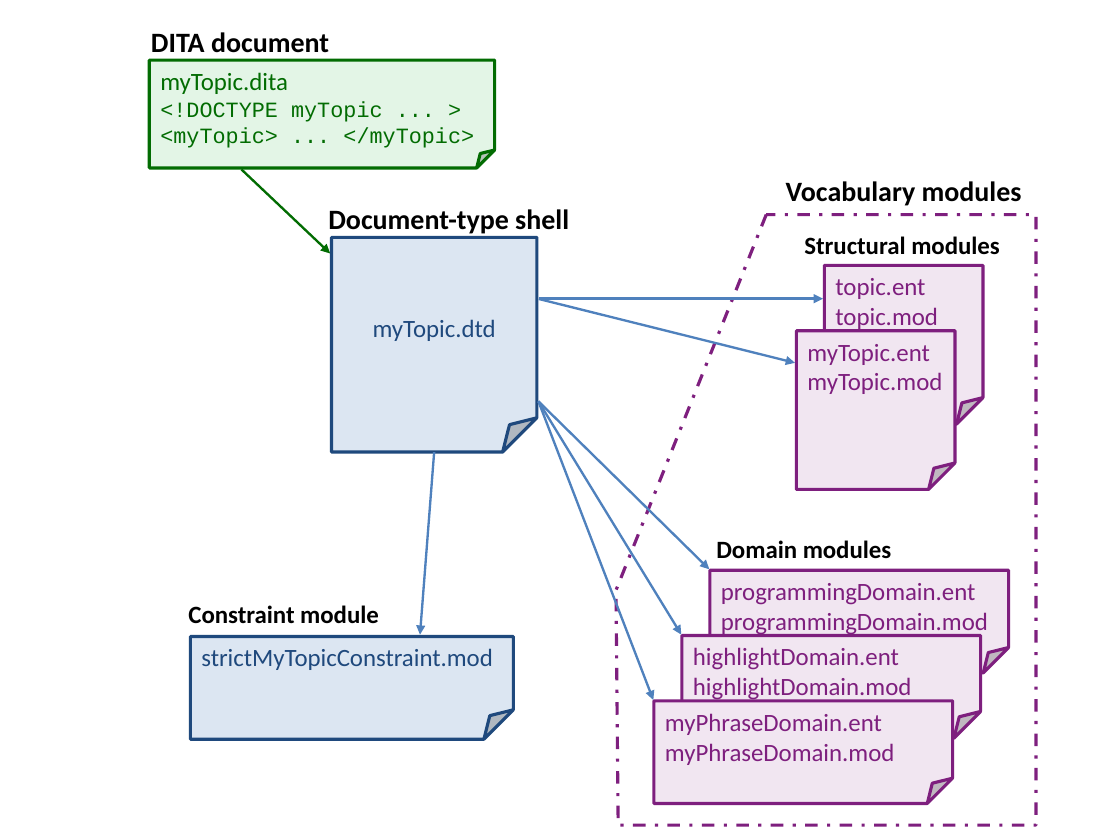
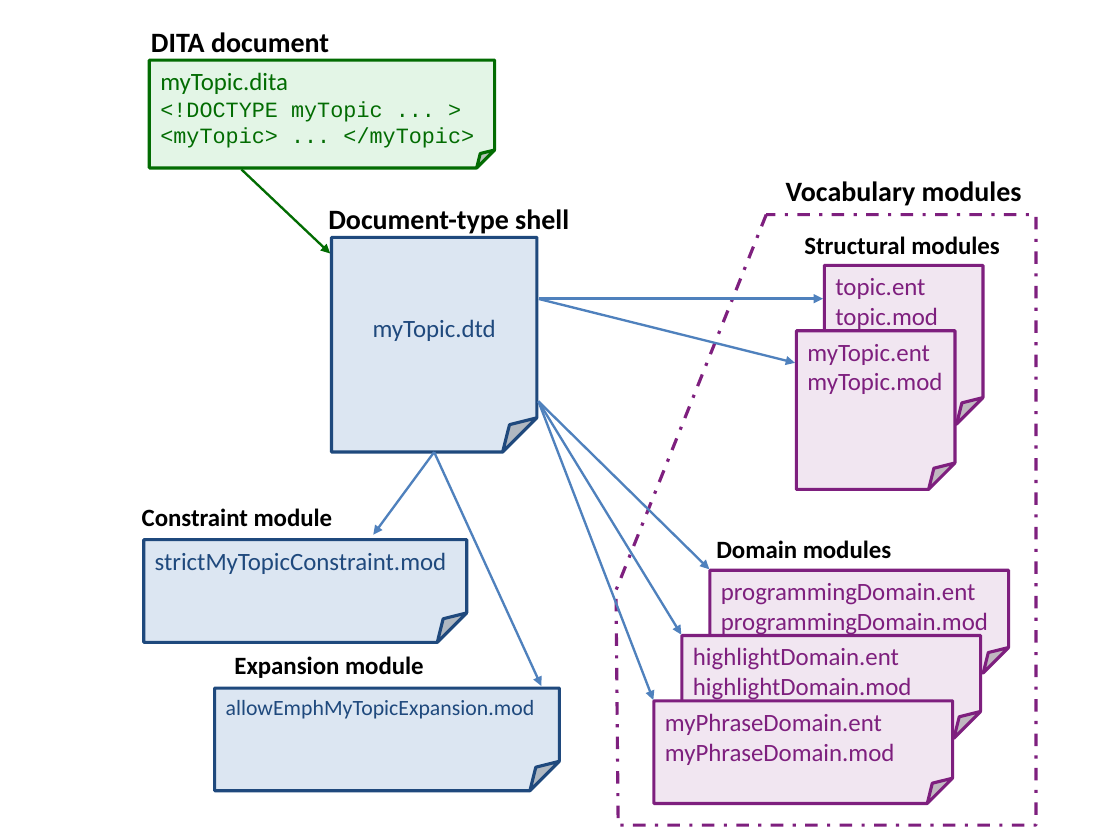
Before and after one commit to oasis-tcs/dita, a slide deck: slide 1 of specification/resources/topic-arch-diagram.pptx. Drawn at 1120x840 pixels with LibreOffice and Linux fonts; fonts in the diff are those of the drawing. Boxes give left, top, right and bottom in pixels: in the first picture for what was removed or moved away, otherwise in the second. Text is boxed around its words. In the diff, an @@ line names an element or a change of style, - is before the commit and + after.

Commit message:
Editorial task: Update instances-modules-declarations-01.png to add expansion module

```diff
--- a/specification/resources/topic-arch-diagram.pptx
+++ b/specification/resources/topic-arch-diagram.pptx
@@ arrow moved from (435, 452) - (420, 635) to (435, 452) - (373, 534) @@
@@ arrow added from (435, 452) to (541, 685), #4F81BD 1.5 pt @@
@@ rectangle "Constraint module": place and size @@
-rectangle "Constraint module" at (177, 592, 429, 634)
+rectangle "Constraint module" at (131, 496, 383, 538)
@@ folded corner "strictMyTopicConstraint.mod": place and size @@
-folded corner "strictMyTopicConstraint.mod" at (190, 636, 513, 739)
+folded corner "strictMyTopicConstraint.mod" at (143, 540, 466, 643)
@@ rectangle added at (223, 644, 475, 685), fill #FFFFFF, 16 pt, text #000000, bold @@
+Expansion module
@@ folded corner added at (215, 688, 560, 791), fill #DCE6F2, outline #1F497D 2 pt, 14 pt, text #1F497D @@
+allowEmphMyTopicExpansion.mod
```
Also in this commit, not shown: 2 other files.
